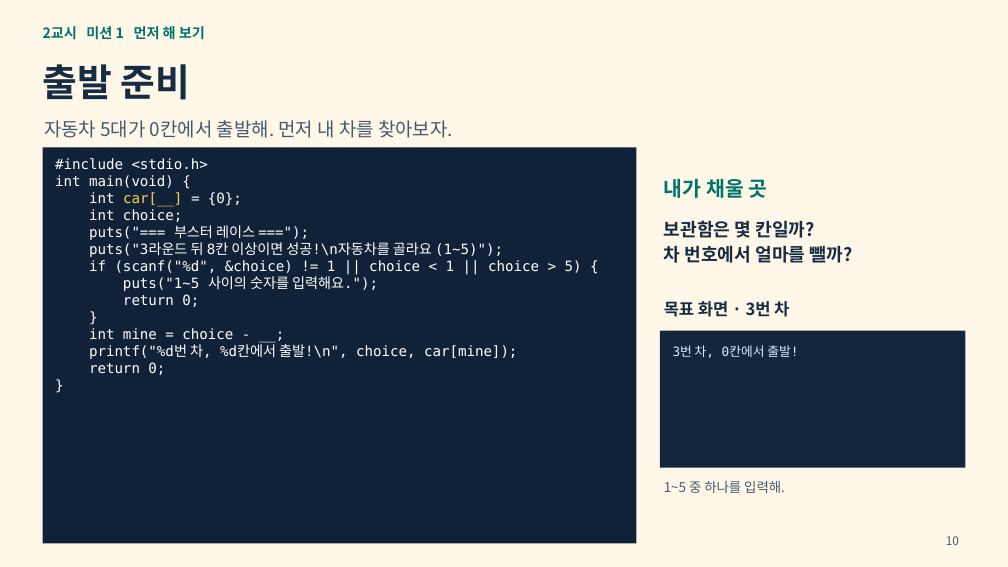
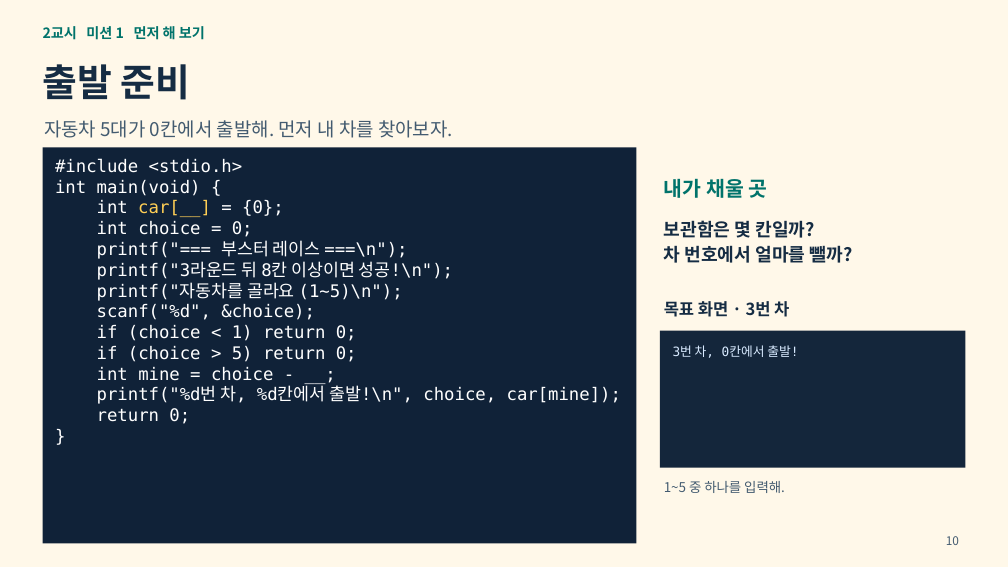
Before and after one commit to ssw12099/2026_volunteer_mentoring, a slide deck: slide 10 of weeks/09/C언어_9주차_배열과_부스터레이스.pptx. Drawn at 1008x567 pixels with LibreOffice and Linux fonts; fonts in the diff are those of the drawing. Boxes give left, top, right and bottom in pixels: in the first picture for what was removed or moved away, otherwise in the second. Text is boxed around its words. In the diff, an @@ line names an element or a change of style, - is before the commit and + after.

```diff
--- a/weeks/09/C언어_9주차_배열과_부스터레이스.pptx
+++ b/weeks/09/C언어_9주차_배열과_부스터레이스.pptx
@@ text at <box>55,158,621,424</box>: size 13.5 to 16.5 pt in "#include <stdio.h>", "int main(void) {", "int car[__] = {0};", "int mine = choice - __;" and 3 more places @@
@@ text at <box>97,221,453,362</box>: text changed; size 13.5 to 16.5 pt @@
-int choice;
-puts("=== 부스터 레이스 ===");
-puts("3라운드 뒤 8칸 이상이면 성공!\n자동차를 골라요 (1~5)");
-if (scanf("%d", &choice) != 1 || choice < 1 || choice > 5) {
-puts("1~5 사이의 숫자를 입력해요.");
-return 0;
-}
+int choice = 0;
+printf("=== 부스터 레이스 ===\n");
+printf("3라운드 뒤 8칸 이상이면 성공!\n");
+printf("자동차를 골라요 (1~5)\n");
+scanf("%d", &choice);
+if (choice < 1) return 0;
+if (choice > 5) return 0;
```
Also in this commit, not shown: 7 other slides changed, 9 other files.
